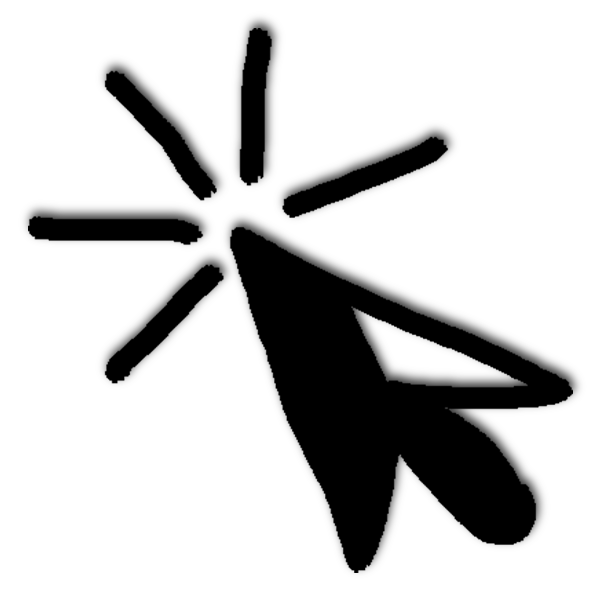
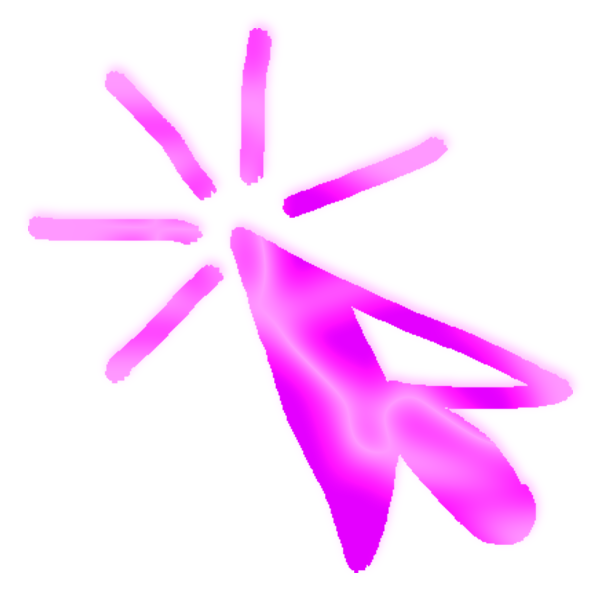
The second 600x600 image is a revision of the first. Changes to its layers:
pixels changed over (21, 14, 584, 577) (layer not identified)
